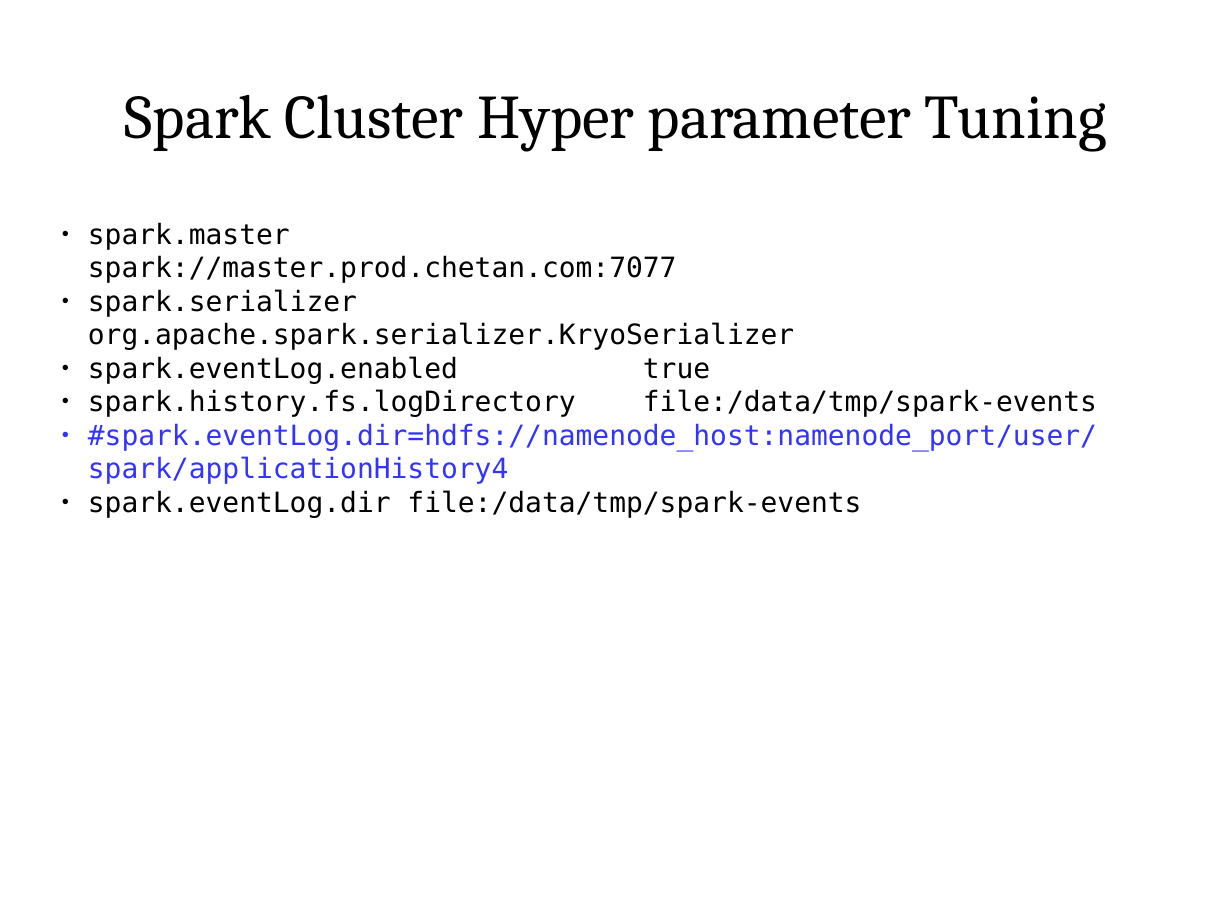
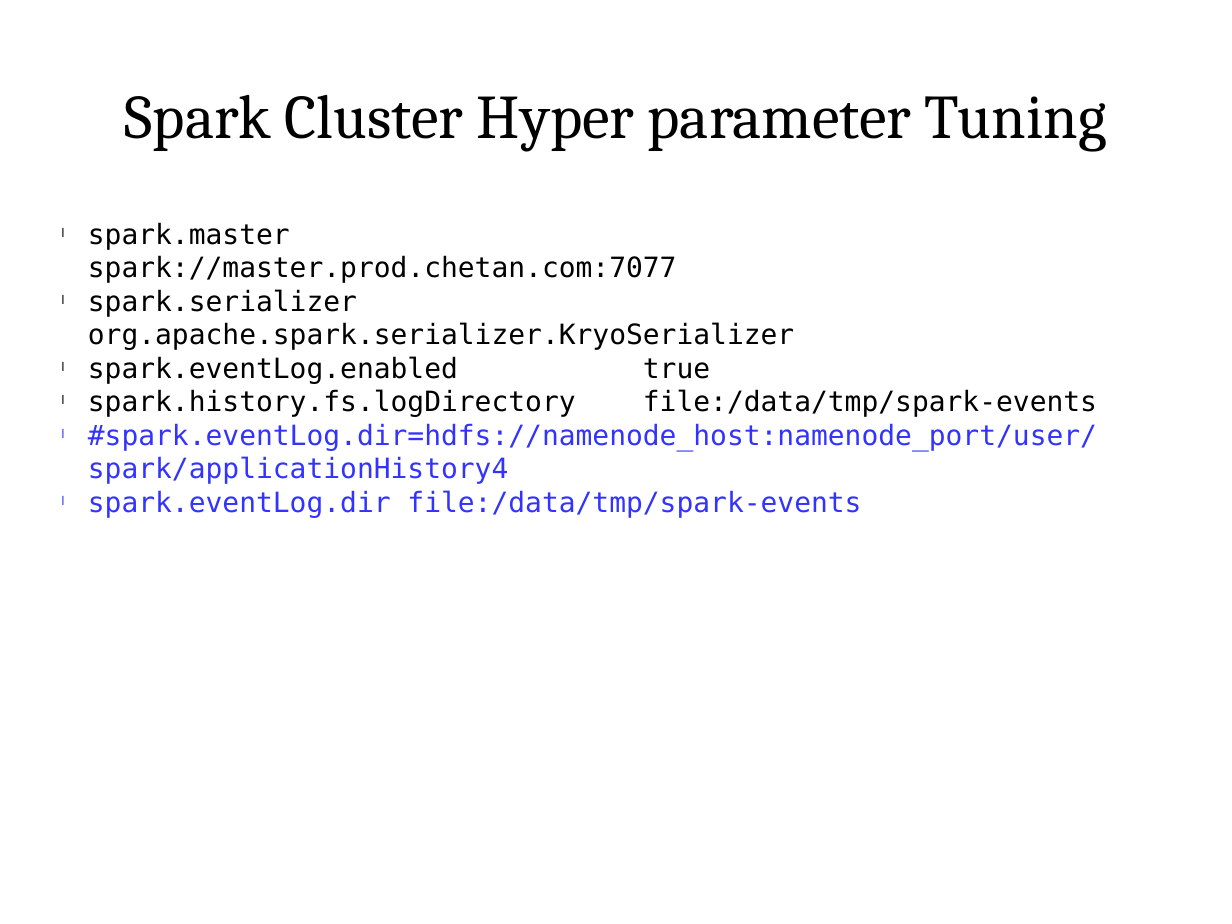
Before and after one commit to dskskv/pycon-india-2016, a slide deck: slide 12 of Pycon-2016-Open-space.pptx (slide 13 before the commit). Drawn at 1232x924 pixels with LibreOffice and Linux fonts; fonts in the diff are those of the drawing. Boxes give left, top, right and bottom in pixels: in the first picture for what was removed or moved away, otherwise in the second. Text is boxed around its words. In the diff, an @@ line names an element or a change of style, - is before the commit and + after.

```diff
--- a/Pycon-2016-Open-space.pptx
+++ b/Pycon-2016-Open-space.pptx
@@ text "spark.master spark://master.prod.chetan.com:7077" at [88,222,1097,517]: text colour #000000 to #3333FF in "spark.eventLog.dir file:/data/tmp/spark-events"; bullet ● to l @@
```
Also in this commit, not shown: 12 other slides changed, 1 slide removed, 1 other file.
